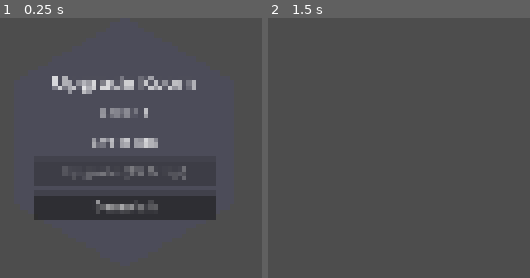
Above: before the commit, frames 1-2 (left to right).
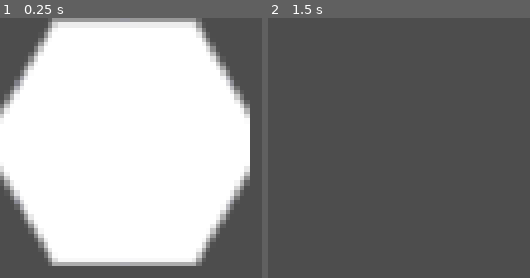
Above: after the commit, the same moments.

Repository: cyberstrgg/LitterBees
Game: Godot game, scene res://Scenes/UpgradeRooms/upgrade_room.tscn
The game is run twice, just before and just after one commit, with the same random seed, the same clock (stepped at 60 frames per second) and the same inputs. This scene is started directly instead of the project's main scene.
Inputs (mouse positions are in pixels of both pictures, inside the frame that each line leads up to):
- Up to frame 1 (0.25 s): no input
- Up to frame 2 (1.5 s): click (393, 205) at 0.5 s, where only the run before the commit has a clickable "Demolish"; tap Enter at 1.25 s; move the mouse to (outside the picture) at 1.27 s; click (outside the picture) at 1.42 s

The runs differ from the first frame. In frame 1, 77% of the frame differs, in the area x 0-96%, y 0-96%; in frame 2, nothing differs.

Commit message:
about to try to kill the white square

Diff:
--- /dev/null
+++ b/HexButton.gd
@@ -0,0 +1,87 @@
+# HexButton.gd
+class_name HexButton
+extends Control
+
+signal pressed
+
+# --- Node References ---
+@onready var polygon_2d: Polygon2D = $Polygon2D
+@onready var label: Label = $Label
+
+# --- Properties ---
+@export var text: String = "Button":
+    set(value):
+        text = value
+        if is_instance_valid(label):
+            label.text = text
+
+@export var disabled: bool = false:
+    set(value):
+        disabled = value
+        update_visuals()
+
+# --- Colors for different states ---
+@export_group("Appearance")
+@export var color_normal := Color(0.3, 0.3, 0.35)
+@export var color_hover := Color(0.45, 0.45, 0.5)
+@export var color_pressed := Color(0.2, 0.2, 0.25)
+@export var color_disabled := Color(0.15, 0.15, 0.18, 0.5)
+
+# --- Internal State ---
+var _is_hovered := false
+var _is_pressed_inside := false
+
+func _ready():
+    # Ensure the label text is set on load
+    label.text = text
+
+    # Resize the label to fill the control's area
+    label.set_anchors_and_offsets_preset(Control.PRESET_FULL_RECT)
+
+    # We must wait a frame for the control's size to be determined by the layout
+    await get_tree().process_frame
+    draw_hexagon()
+    update_visuals()
+
+    # Connect signals to track mouse state
+    mouse_entered.connect(func(): _is_hovered = true; update_visuals())
+    mouse_exited.connect(func(): _is_hovered = false; _is_pressed_inside = false; update_visuals())
+
+func draw_hexagon():
+    var hex_points = PackedVector2Array()
+    var center = size / 2.0
+    for i in range(6):
+        var angle_rad = deg_to_rad(60 * i + 30) # Pointy-top
+        hex_points.append(center + Vector2(size.x / 2.0 * cos(angle_rad), size.y / 2.0 * sin(angle_rad)))
+    polygon_2d.polygon = hex_points
+
+func _gui_input(event: InputEvent):
+    if disabled:
+        return
+
+    if event is InputEventMouseButton and event.button_index == MOUSE_BUTTON_LEFT:
+        var is_inside = Geometry2D.is_point_in_polygon(event.position, polygon_2d.polygon)
+
+        if event.is_pressed() and is_inside:
+            _is_pressed_inside = true
+            update_visuals()
+            get_viewport().set_input_as_handled()
+
+        elif event.is_released() and _is_pressed_inside:
+            # Check if the mouse is still inside when released
+            if is_inside:
+                emit_signal("pressed")
+
+            _is_pressed_inside = false
+            update_visuals()
+            get_viewport().set_input_as_handled()
+
+func update_visuals():
+    if disabled:
+        polygon_2d.color = color_disabled
+    elif _is_pressed_inside:
+        polygon_2d.color = color_pressed
+    elif _is_hovered:
+        polygon_2d.color = color_hover
+    else:
+        polygon_2d.color = color_normal
--- /dev/null
+++ b/HexButton.tscn
@@ -0,0 +1,21 @@
+[gd_scene load_steps=2 format=3 uid="uid://bsgtw3utn2dwk"]
+
+[ext_resource type="Script" uid="uid://clfnychaqbuwb" path="res://HexButton.gd" id="1_c1y5d"]
+
+[node name="HexButton" type="Control"]
+layout_mode = 3
+anchors_preset = 0
+script = ExtResource("1_c1y5d")
+
+[node name="Polygon2D" type="Polygon2D" parent="."]
+z_index = -1
+
+[node name="Label" type="Label" parent="."]
+layout_mode = 1
+anchors_preset = 15
+anchor_right = 1.0
+anchor_bottom = 1.0
+grow_horizontal = 2
+grow_vertical = 2
+horizontal_alignment = 1
+vertical_alignment = 1
--- a/Scenes/UpgradeRooms/upgrade_room.tscn
+++ b/Scenes/UpgradeRooms/upgrade_room.tscn
@@ -1,15 +1,14 @@
-[gd_scene load_steps=4 format=3 uid="uid://ikdj38sp720t"]
+[gd_scene load_steps=5 format=3 uid="uid://ikdj38sp720t"]
 
 [ext_resource type="Script" path="res://Scripts/UpgradeRooms/base_upgrade_room.gd" id="1_w4h07"]
 [ext_resource type="Shader" path="res://Scripts/hexagon_mask.gdshader" id="2_cgd4t"]
+[ext_resource type="PackedScene" uid="uid://c1w7b6k4w8yqg" path="res://HexButton.tscn" id="3_s0t4n"]
 
 [sub_resource type="ShaderMaterial" id="ShaderMaterial_q32t4"]
 shader = ExtResource("2_cgd4t")
 shader_parameter/aspect_ratio = 1.0
 
 [node name="UpgradeRoom" type="Control"]
-clip_contents = true
-material = SubResource("ShaderMaterial_q32t4")
 custom_minimum_size = Vector2(300, 300)
 layout_mode = 3
 anchors_preset = 0
@@ -17,7 +16,13 @@
 offset_bottom = 300.0
 script = ExtResource("1_w4h07")
 
+[node name="InputBlocker" type="Panel" parent="."]
+material = SubResource("ShaderMaterial_q32t4")
+layout_mode = 1
+anchors_preset = 15
+
 [node name="Polygon2D" type="Polygon2D" parent="."]
+z_index = -1
 
 [node name="MarginContainer" type="MarginContainer" parent="."]
 layout_mode = 1
@@ -48,10 +53,12 @@
 autowrap_mode = 3
 horizontal_alignment = 1
 
-[node name="UpgradeButton" type="Button" parent="MarginContainer/CenterContainer/VBoxContainer"]
+[node name="UpgradeButton" parent="MarginContainer/CenterContainer/VBoxContainer" instance=ExtResource("3_s0t4n")]
+custom_minimum_size = Vector2(0, 50)
 layout_mode = 2
 text = "Upgrade"
 
-[node name="DemolishButton" type="Button" parent="MarginContainer/CenterContainer/VBoxContainer"]
+[node name="DemolishButton" parent="MarginContainer/CenterContainer/VBoxContainer" instance=ExtResource("3_s0t4n")]
+custom_minimum_size = Vector2(0, 40)
 layout_mode = 2
 text = "Demolish"
--- a/Scenes/room_slot.tscn
+++ b/Scenes/room_slot.tscn
@@ -53,8 +53,3 @@
 text = "Build New Room"
 horizontal_alignment = 1
 vertical_alignment = 1
-
-[node name="BuildButton" type="Button" parent="."]
-layout_mode = 1
-anchors_preset = 15
-flat = true
--- a/Scripts/UpgradeRooms/base_upgrade_room.gd
+++ b/Scripts/UpgradeRooms/base_upgrade_room.gd
@@ -19,8 +19,9 @@
 @onready var name_label: Label = $MarginContainer/CenterContainer/VBoxContainer/NameLabel
 @onready var level_label: Label = $MarginContainer/CenterContainer/VBoxContainer/LevelLabel
 @onready var effect_label: Label = $MarginContainer/CenterContainer/VBoxContainer/EffectLabel
-@onready var upgrade_button: Button = $MarginContainer/CenterContainer/VBoxContainer/UpgradeButton
-@onready var demolish_button: Button = $MarginContainer/CenterContainer/VBoxContainer/DemolishButton
+# MODIFIED: Changed Button to HexButton
+@onready var upgrade_button: HexButton = $MarginContainer/CenterContainer/VBoxContainer/UpgradeButton
+@onready var demolish_button: HexButton = $MarginContainer/CenterContainer/VBoxContainer/DemolishButton
 @onready var polygon_2d: Polygon2D = $Polygon2D
 
 func _ready():
@@ -35,12 +36,13 @@
     polygon_2d.polygon = hexagon_points
     polygon_2d.color = Color(0.3, 0.3, 0.35) # Base color for upgrade rooms
 
-    # Connect button signals
+    # Connect button signals (this works because our custom button emits "pressed")
     upgrade_button.pressed.connect(_on_upgrade_button_pressed)
     demolish_button.pressed.connect(_on_demolish_button_pressed)
 
     # Initial setup
     name_label.text = room_name
+    demolish_button.text = "Demolish" # Set static text
     total_scrap_invested = base_cost
     apply_upgrade_effect()
     update_ui()
@@ -50,6 +52,7 @@
     effect_label.text = get_effect_description()
 
     var next_cost = calculate_upgrade_cost()
+    # MODIFIED: Set properties on our custom HexButton
     upgrade_button.text = "Upgrade (%d Scrap)" % next_cost
     upgrade_button.disabled = GlobalUpgrades.scrap_total < next_cost
 
--- a/Scripts/room_slot.gd
+++ b/Scripts/room_slot.gd
@@ -8,7 +8,6 @@
 const RecoveryRoom = preload("res://Scripts/UpgradeRooms/bees/recovery_room.gd")
 
 @onready var build_menu = $BuildMenu
-@onready var build_button = $BuildButton
 @onready var build_label = $BuildLabel
 @onready var build_damage_button = $BuildMenu/CenterContainer/VBoxContainer/BuildDamageButton
 @onready var build_speed_button = $BuildMenu/CenterContainer/VBoxContainer/BuildSpeedButton
@@ -36,7 +35,6 @@
     polygon_2d.color = Color(0.2, 0.2, 0.2, 0.8)
 
     # Connect signals
-    build_button.pressed.connect(_on_build_button_pressed)
     build_damage_button.pressed.connect(_on_build_room_type_pressed.bind("damage"))
     build_speed_button.pressed.connect(_on_build_room_type_pressed.bind("speed"))
     build_recovery_button.pressed.connect(_on_build_room_type_pressed.bind("recovery"))
@@ -55,7 +53,6 @@
 
 func _on_build_button_pressed():
     build_menu.visible = true
-    build_button.visible = false
     build_label.visible = false
 
 func _on_build_room_type_pressed(type: String):
@@ -67,11 +64,20 @@
         "recovery":
             emit_signal("build_room_requested", "recovery", recovery_cost, axial_coordinates)
 
-# Allows the player to right-click to close the build menu
+# Override to define a custom clickable shape
+func _has_point(point: Vector2) -> bool:
+    return Geometry2D.is_point_in_polygon(point, polygon_2d.polygon)
+
+# Allows the player to click to open/close the build menu
 func _gui_input(event: InputEvent):
-    if event is InputEventMouseButton and event.button_index == MOUSE_BUTTON_RIGHT and event.is_pressed():
-        if build_menu.visible:
-            build_menu.visible = false
-            build_button.visible = true
-            build_label.visible = true
-            get_viewport().set_input_as_handled()
+    if event is InputEventMouseButton and event.is_pressed():
+        if event.button_index == MOUSE_BUTTON_LEFT:
+            if not build_menu.visible:
+                _on_build_button_pressed()
+                get_viewport().set_input_as_handled()
+
+        elif event.button_index == MOUSE_BUTTON_RIGHT:
+            if build_menu.visible:
+                build_menu.visible = false
+                build_label.visible = true
+                get_viewport().set_input_as_handled()
Not shown, added: HexButton.gd.uid
